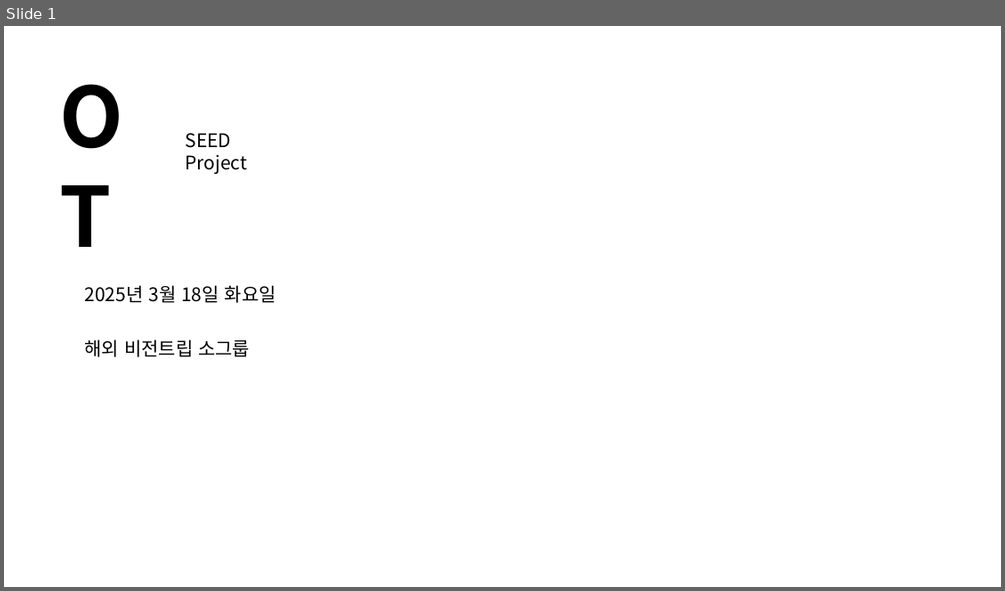
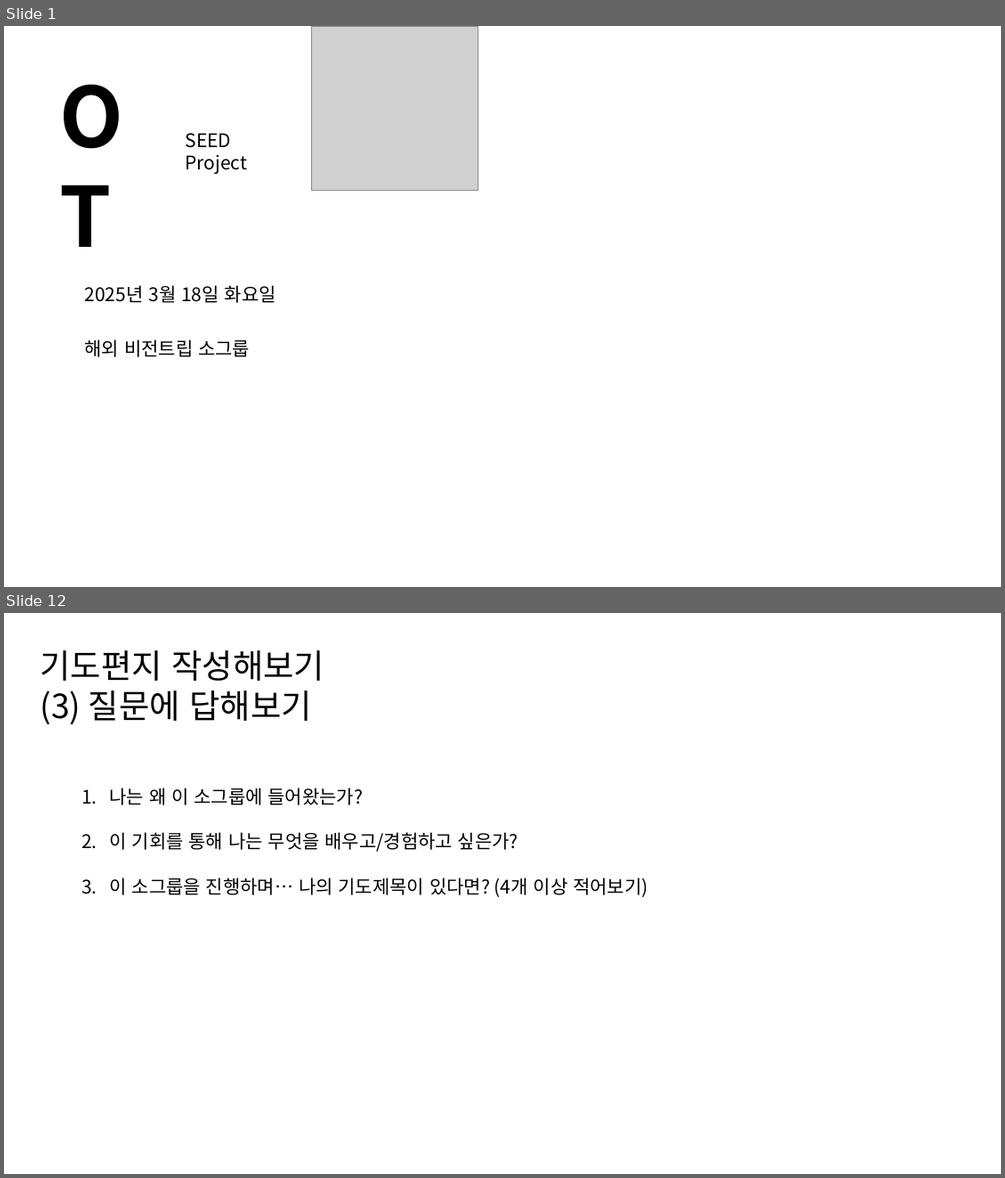
Before and after one commit to 51SB-ANTIMONY/2025-1_UNISTIVF-SEED, a slide deck: PPT/week3_OT, 기도편지 및 회의_20250318.pptx. Shown one above the other, each under a label of ours: slide 1 before the commit, slides 1 and 12 after it; the slides between them are not shown. The pictures are 1005x591 and 1005x1178 pixels, drawn with LibreOffice and Linux fonts; fonts in the diff are those of the drawing; grey boxes stand for pictures. Boxes give left, top, right and bottom in pixels: in the first picture for what was removed or moved away, otherwise in the second. Text is boxed around its words. In the diff, an @@ line names an element or a change of style, - is before the commit and + after.

```diff
--- a/PPT/week3_OT, 기도편지 및 회의_20250318.pptx
+++ b/PPT/week3_OT, 기도편지 및 회의_20250318.pptx
@@ slide 12 added at (4,613,1001,1174), background #FFFFFF @@
@@ text added at (40,650,324,724), 32 pt, text #000000 @@
+기도편지 작성해보기
+(3) 질문에 답해보기
@@ text added at (110,787,647,897), 18 pt, text #000000 @@
+1. 나는 왜 이 소그룹에 들어왔는가?
+2. 이 기회를 통해 나는 무엇을 배우고/경험하고 싶은가?
+3. 이 소그룹을 진행하며… 나의 기도제목이 있다면? (4개 이상 적어보기)
@@ slide 1 changed as well @@
@@ picture added at (311,26,478,191) @@
```
Also in this commit, not shown: 15 other slides added, 1 slide removed, 1 other file.
